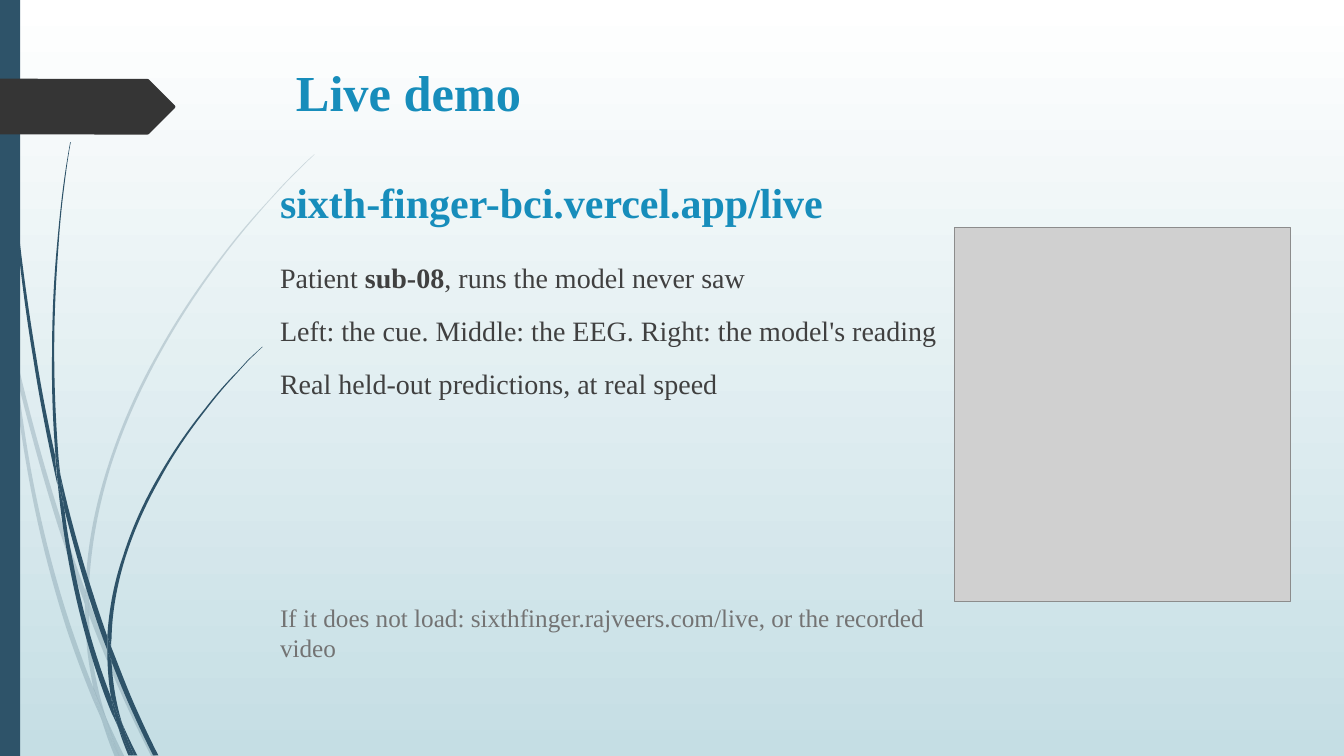
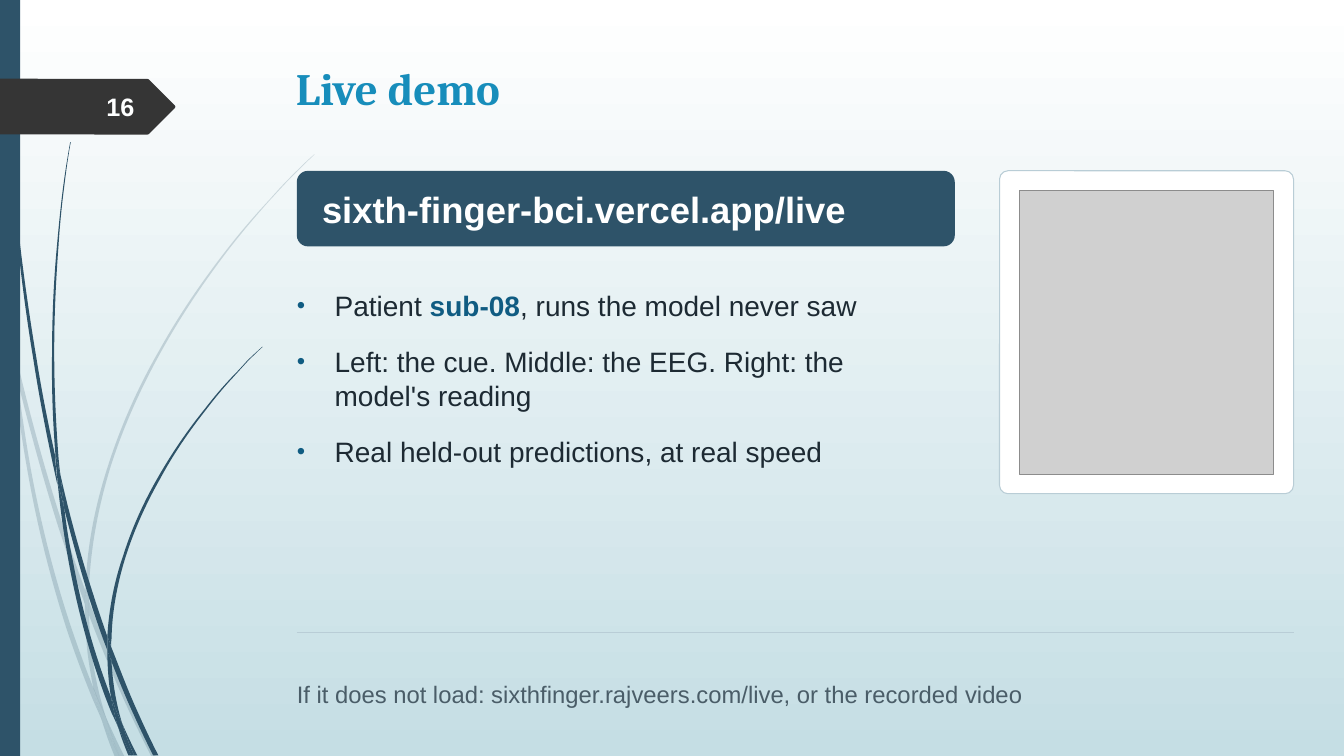
Before and after one commit to rajveeerr/sixth-finger-bci, a slide deck: slide 16 of report/slides/college/Sixth-Finger-BCI-Final-PPT.pptx. Drawn at 1344x756 pixels with LibreOffice and Linux fonts; fonts in the diff are those of the drawing; grey boxes stand for pictures. Boxes give left, top, right and bottom in pixels: in the first picture for what was removed or moved away, otherwise in the second. Text is boxed around its words. In the diff, an @@ line names an element or a change of style, - is before the commit and + after.

```diff
--- a/report/slides/college/Sixth-Finger-BCI-Final-PPT.pptx
+++ b/report/slides/college/Sixth-Finger-BCI-Final-PPT.pptx
@@ title "Live demo" at (296, 74, 500, 106): size 36 to 32 pt, font Times New Roman to Cambria @@
@@ page number added at (106, 98, 134, 117), 18 pt, text #FEFFFF, bold @@
+16
@@ rounded rectangle added at (296, 170, 955, 246), fill #2E5369 @@
@@ rounded rectangle added at (1000, 170, 1295, 493), fill #FFFFFF, outline #B9CDD6 0.75 pt @@
@@ text "sixth-finger-bci.vercel.app/live": place and size @@
-text "sixth-finger-bci.vercel.app/live" at (280, 188, 823, 226)
+text "sixth-finger-bci.vercel.app/live" at (322, 196, 846, 231)
@@ text "sixth-finger-bci.vercel.app/live" at (322, 196, 846, 231): size 30 to 26 pt, font Times New Roman to Arial, text colour #178DBB to #FFFFFF @@
@@ picture: place and size @@
-picture at (955, 228, 1291, 602)
+picture at (1019, 191, 1274, 475)
@@ text "Patient sub-08, runs the model ...": place and size @@
-text "Patient sub-08, runs the model ..." at (280, 268, 936, 400)
+text "Patient sub-08, runs the model ..." at (335, 295, 857, 467)
@@ text "Patient sub-08, runs the model ..." at (335, 295, 857, 467): font Times New Roman to Arial, text colour #404040 to #1D2A33; text colour #404040 to #105C82 in "sub-08,"; bullet none to •; more space between paragraphs @@
@@ text "If it does not load: ...": place and size @@
-text "If it does not load: ..." at (280, 609, 924, 657)
+text "If it does not load: ..." at (297, 686, 1022, 708)
@@ text "If it does not load: ..." at (297, 686, 1022, 708): size 18 to 17 pt, font Times New Roman to Arial, text colour #737373 to #4A5D68; vertical alignment top to bottom @@
@@ line added from (296, 633) to (1294, 633), #B9CDD6 0.75 pt @@
```
Also in this commit, not shown: 17 other slides changed, 2 other files.
